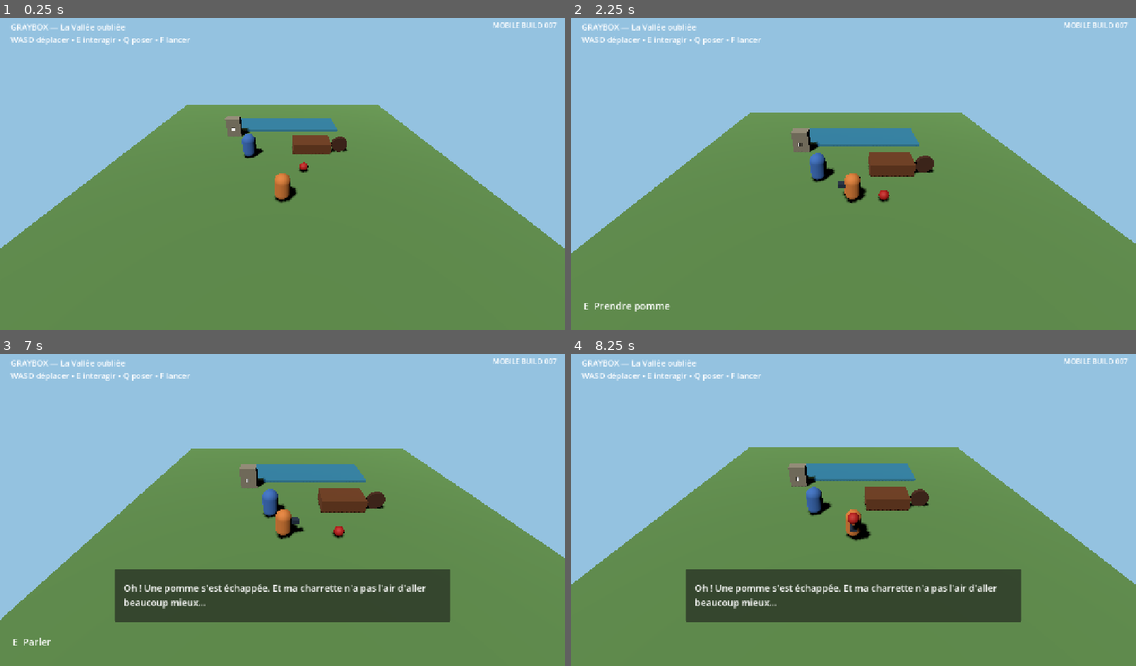
Above: before the commit, frames 1-4 (two rows, left to right).
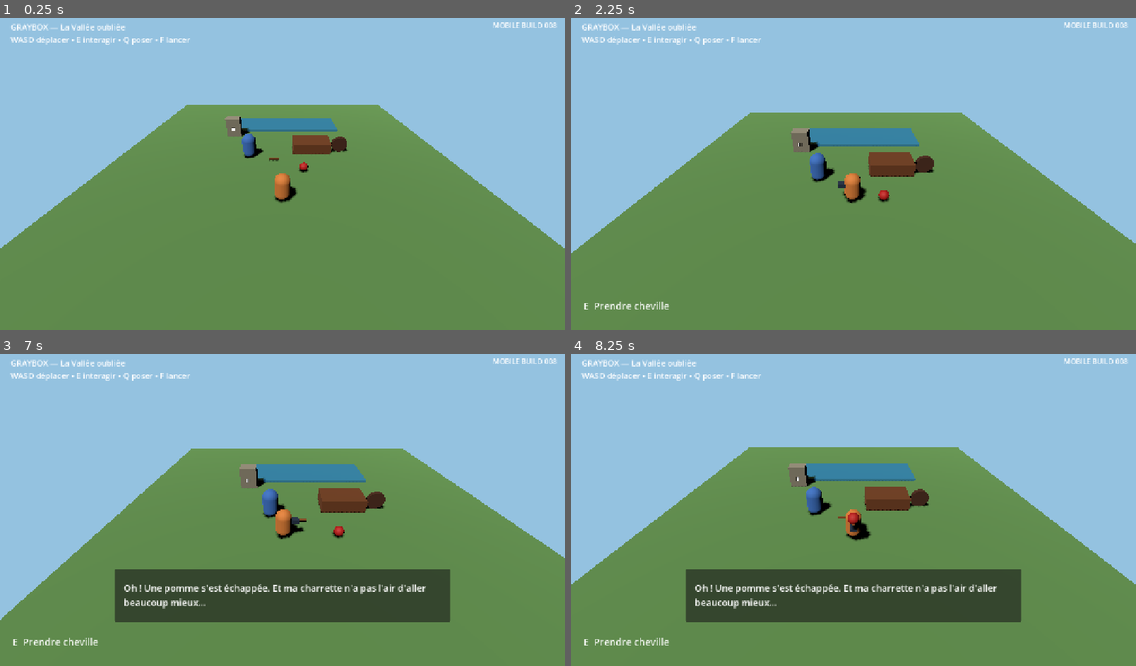
Above: after the commit, the same moments.

Repository: u2987920406-rgb/Grimoire
Game: Godot game, scene res://adventures/forgotten_valley/scenes/bootstrap.tscn
Same seed, same stepped clock (60 frames per second), same inputs: the game is played once before the commit and once after it.
Inputs (mouse positions are in pixels of both pictures, inside the frame that each line leads up to):
- Up to frame 1 (0.25 s): no input
- Up to frame 2 (2.25 s): move the mouse to (825, 233) at 0.52 s; hold W (move_forward) 0.53-1.25 s; hold Q (drop_object) 0.53-1.25 s; click (825, 233) at 0.67 s; drag from (1023, 217) to (825, 233) at 1.27 s; tap Enter at 2 s; move the mouse to (684, 124) at 2.02 s; hold A (move_left) from 2.03 s (still down); hold F (throw_object) from 2.03 s (still down)
- Up to frame 3 (7 s): release A (move_left) at 2.75 s; release F (throw_object) at 2.75 s; drag from (310, 506) to (113, 460) at 2.77 s; tap Space at 3.5, 6.5 s; move the mouse to (197, 428) at 3.52 s; hold S (move_back) 3.53-4.25 s; hold E (interact) 3.53-4.25 s; drag from (406, 491) to (197, 428) at 4.27 s; tap Enter at 5 s; move the mouse to (169, 522) at 5.02 s; hold W (move_forward) 5.03-5.75 s; hold Q (drop_object) 5.03-5.75 s; click (169, 522) at 5.17 s; drag from (339, 438) to (169, 522) at 5.77 s; move the mouse to (254, 569) at 6.52 s; hold D (move_right) from 6.53 s (still down); hold F (throw_object) from 6.53 s (still down)
- Up to frame 4 (8.25 s): release D (move_right) at 7.25 s; release F (throw_object) at 7.25 s; drag from (1023, 553) to (825, 569) at 7.27 s; tap Enter at 8 s; move the mouse to (684, 460) at 8.02 s; hold S (move_back) from 8.03 s (still down); hold E (interact) from 8.03 s (still down)

The runs differ from the first frame. In frame 1, less than 0.1% of the frame differs, in the area x 47-99%, y 1-46%; in frame 2, less than 0.1%; in frame 3, 0.2%; in frame 4, 0.2%, in the area x 2-99%, y 1-94%.

Commit message:
feat(adventure): add physical axle peg to graybox

Diff:
--- a/adventures/forgotten_valley/scenes/bootstrap.tscn
+++ b/adventures/forgotten_valley/scenes/bootstrap.tscn
@@ -9,6 +9,7 @@
 [ext_resource type="Script" path="res://adventures/forgotten_valley/scripts/cart.gd" id="7_cart"]
 [ext_resource type="Script" path="res://adventures/forgotten_valley/scripts/ancient_stone.gd" id="8_stone"]
 [ext_resource type="Script" path="res://core/input/virtual_joystick.gd" id="9_joystick"]
+[ext_resource type="Script" path="res://adventures/forgotten_valley/scripts/axle_peg.gd" id="10_peg"]
 
 [sub_resource type="CapsuleMesh" id="CapsuleMesh_player"]
 radius = 0.42
@@ -90,6 +91,20 @@
 albedo_color = Color(0.28, 0.14, 0.06, 1)
 roughness = 0.9
 
+[sub_resource type="CylinderMesh" id="CylinderMesh_peg"]
+top_radius = 0.09
+bottom_radius = 0.09
+height = 0.72
+radial_segments = 12
+
+[sub_resource type="CylinderShape3D" id="CylinderShape_peg"]
+radius = 0.09
+height = 0.72
+
+[sub_resource type="StandardMaterial3D" id="Material_peg"]
+albedo_color = Color(0.48, 0.27, 0.09, 1)
+roughness = 0.95
+
 [sub_resource type="BoxMesh" id="BoxMesh_cart"]
 size = Vector3(2.8, 0.8, 1.7)
 
@@ -215,6 +230,10 @@
 [node name="AxleAnchor" type="Marker3D" parent="Cart"]
 position = Vector3(1.6, 0.0, 0)
 
+[node name="RetainerAnchor" type="Marker3D" parent="Cart"]
+position = Vector3(1.88, 0.0, 0)
+rotation_degrees = Vector3(0, 0, 90)
+
 [node name="Wheel" type="RigidBody3D" parent="."]
 position = Vector3(4.3, 0.7, 0.0)
 rotation_degrees = Vector3(90, 0, 0)
@@ -227,6 +246,19 @@
 
 [node name="Collision" type="CollisionShape3D" parent="Wheel"]
 shape = SubResource("CylinderShape_wheel")
+
+[node name="AxlePeg" type="RigidBody3D" parent="."]
+position = Vector3(-0.6, 0.65, 1.45)
+rotation_degrees = Vector3(0, 0, 90)
+mass = 0.18
+script = ExtResource("10_peg")
+
+[node name="Mesh" type="MeshInstance3D" parent="AxlePeg"]
+mesh = SubResource("CylinderMesh_peg")
+material_override = SubResource("Material_peg")
+
+[node name="Collision" type="CollisionShape3D" parent="AxlePeg"]
+shape = SubResource("CylinderShape_peg")
 
 [node name="AncientStone" type="StaticBody3D" parent="."]
 position = Vector3(-4.2, 0.9, -3.0)
@@ -320,7 +352,7 @@
 offset_top = 18.0
 offset_right = 1260.0
 offset_bottom = 54.0
-text = "MOBILE BUILD 007"
+text = "MOBILE BUILD 008"
 horizontal_alignment = 2
 theme_override_font_sizes/font_size = 16
 
Not shown: 1 places in adventures/forgotten_valley/scenes/bootstrap.tscn that only renumber resources
